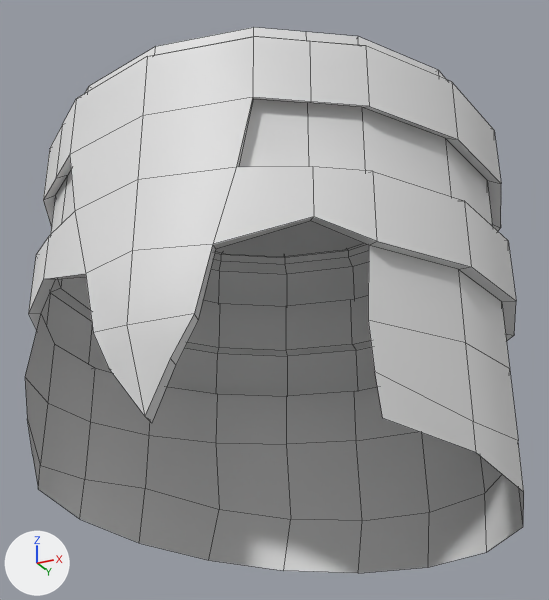
A saved change to the FBX model Assets/Models/Player Models/Hats/Bucket Helmet.fbx.
One viewpoint serves both versions: a 50 mm lens placed at (1.69, 1.86, 12.49), pointed at (0.04, 5.16, 13.98). The lights are fixed; the arrows at lower left show +X, +Y and +Z. Mesh edges are drawn as thin lines. Where no turn or scale is listed for an object, it has been applied to the vertices.

The scene before the commit, as lines of its bpy script (objects in view):
```python
me_cylinder_010 = bpy.data.meshes.new('Cylinder.010')
me_cylinder_010.from_pydata(...)  # 245 vertices, 223 faces; spans x -1.23..1.23, y -1.23..1.24, z -1.68..0.46
ob_bucket_helmet = bpy.data.objects.new('Bucket Helmet', me_cylinder_010)
ob_bucket_helmet.location = (0.0, 5.237, 14.353)
```
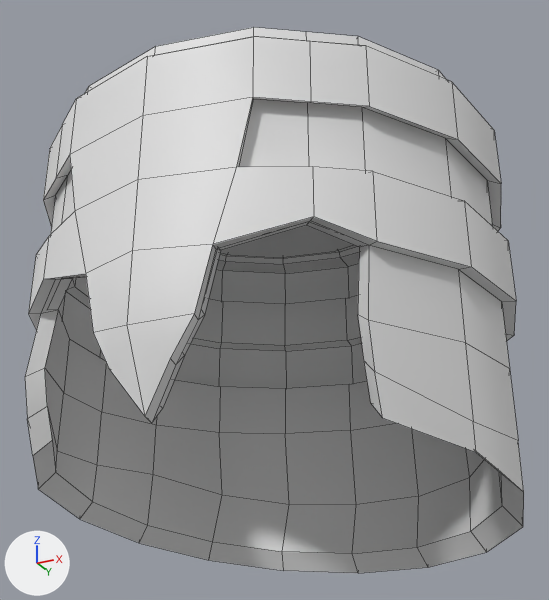
What changed in the scene script:
```text
Change me_cylinder_010:
    used by ob_bucket_helmet; location = (0.0, 5.237, 14.353)
    remove me_cylinder_010.from_pydata(...)  # 245 vertices, 223 faces; spans x -1.23..1.23, y -1.23..1.24, z -1.68..0.46
    add me_cylinder_010.from_pydata(...)  # 490 vertices, 474 faces; spans x -1.23..1.23, y -1.23..1.24, z -1.68..0.46
    me_cylinder_010 part 1
    145 vertices are added at x -1.15..1.15, y -1.14..1.15, z -1.57..0.33
    46 new vertices lie (0.0, 0.0, 0.29) away from vertices in x -1.15..1.15, y -1.14..1.15, z -0.54..0.03
    36 new vertices lie (0.0, 0.0, 0.04) away from vertices in x -1.02..1.02, y -1.03..1.0, z 0.33
    12 new vertices lie (0.0, 0.0, 0.3) away from vertices in x -1.09..1.09, y -1.14..1.08, z -1.13..-0.55
    6 new vertices lie (0.0, 0.0, 0.3) away from vertices in x -1.09..1.09, y -0.42..0.41, z -0.83
    251 new faces join them
```

Changed parts and their boxes [x1, y1, x2, y2] in the pictures (549 x 600 px):
part 1 of me_cylinder_010, added
    after: [25, 221, 524, 573]
